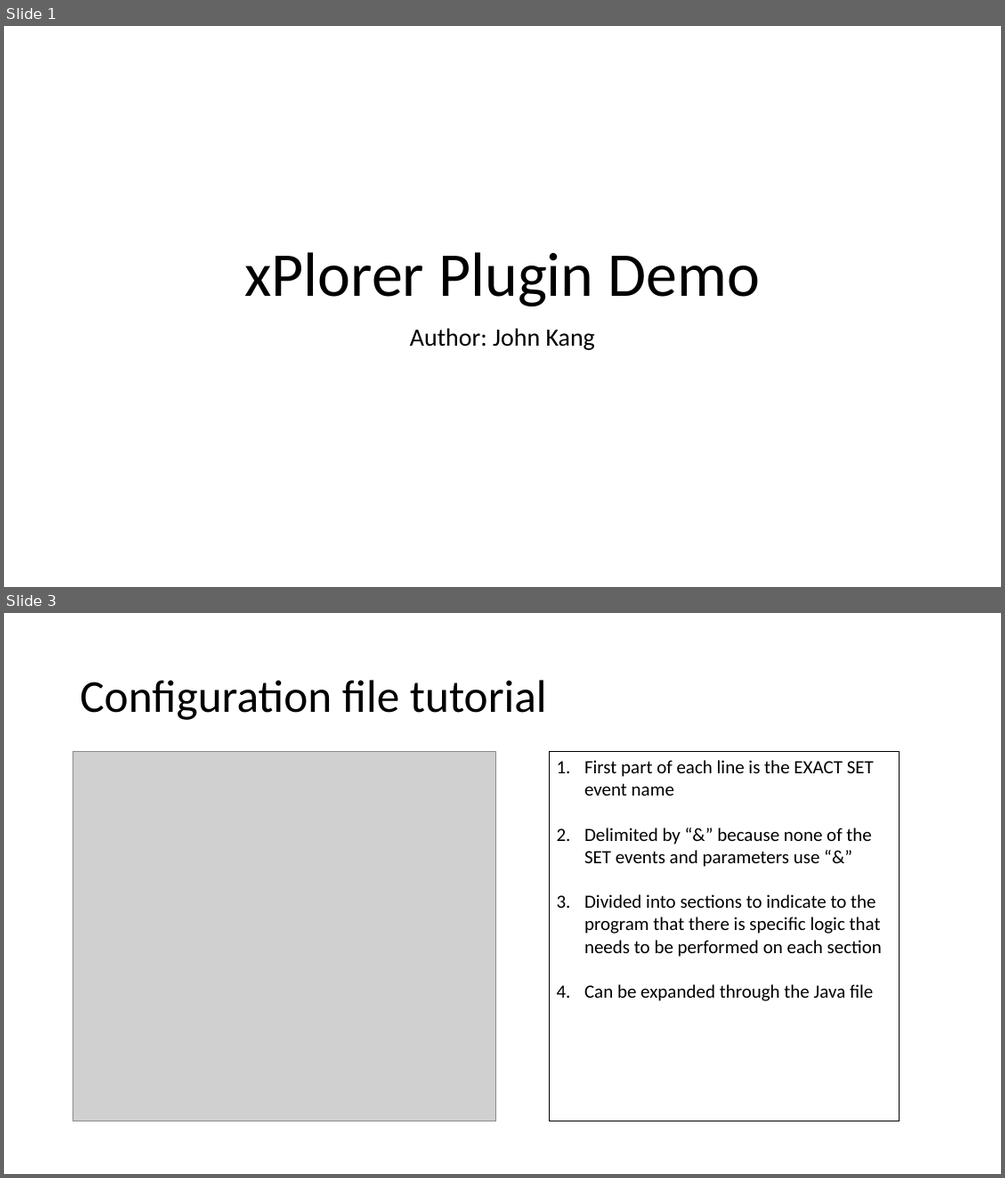
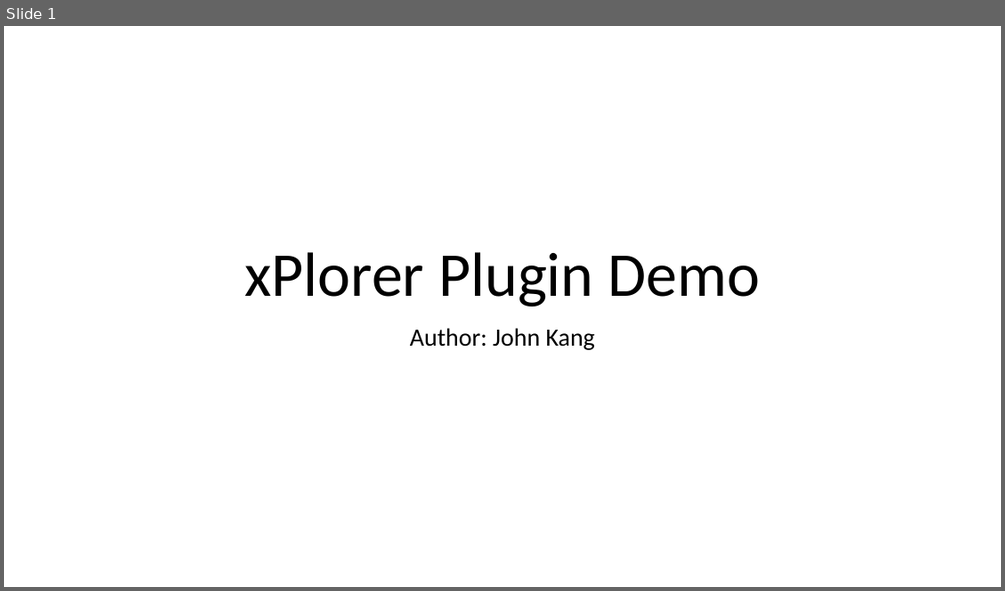
Before and after one commit to janlang1/Western-Digital, a slide deck: xPlorer Plugin Demo.pptx. Shown one above the other, each under a label of ours: slides 1 and 3 before the commit, slide 1 after it; the slides between them are not shown. The pictures are 1005x1178 and 1005x591 pixels, drawn with LibreOffice and Linux fonts; fonts in the diff are those of the drawing; grey boxes stand for pictures. Boxes give left, top, right and bottom in pixels: in the first picture for what was removed or moved away, otherwise in the second. Text is boxed around its words. In the diff, an @@ line names an element or a change of style, - is before the commit and + after.

```diff
--- a/xPlorer Plugin Demo.pptx
+++ b/xPlorer Plugin Demo.pptx
@@ slide 3 removed at bbox=[4, 613, 1001, 1174], background #FFFFFF @@
@@ title removed at bbox=[80, 680, 547, 720] @@
-Configuration file tutorial
@@ picture removed at bbox=[73, 751, 497, 1121] @@
@@ rectangle removed at bbox=[550, 751, 899, 1121] @@
-1. First part of each line is the EXACT SET event name
-2. Delimited by “&” because none of the SET events and parameters use “&”
-3. Divided into sections to indicate to the program that there is specific logic that needs to be performed on each section
-4. Can be expanded through the Java file
```
Also in this commit, not shown: 3 slides changed, 13 slides added, 3 other slides removed, 8 other files.
